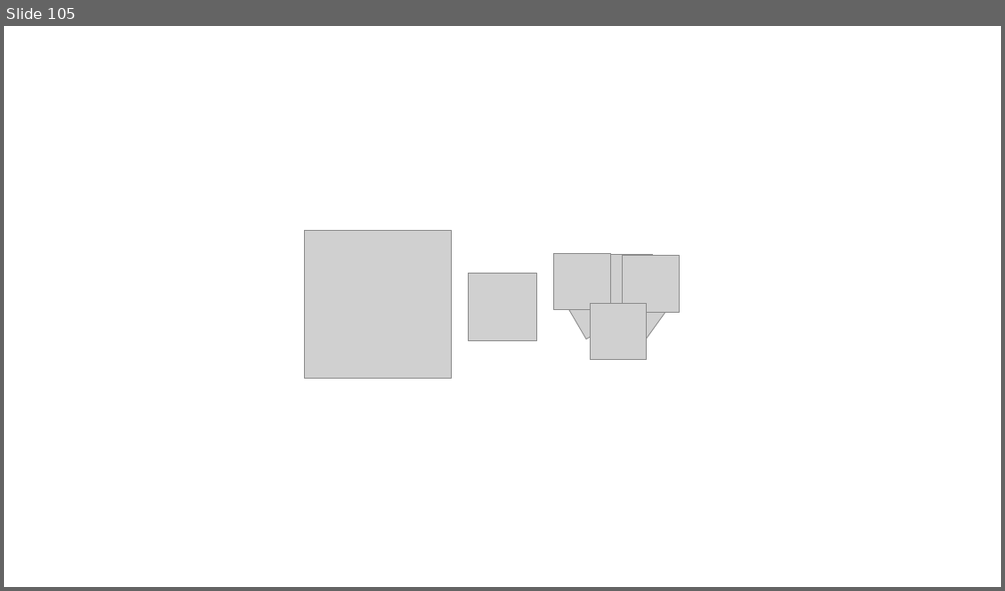
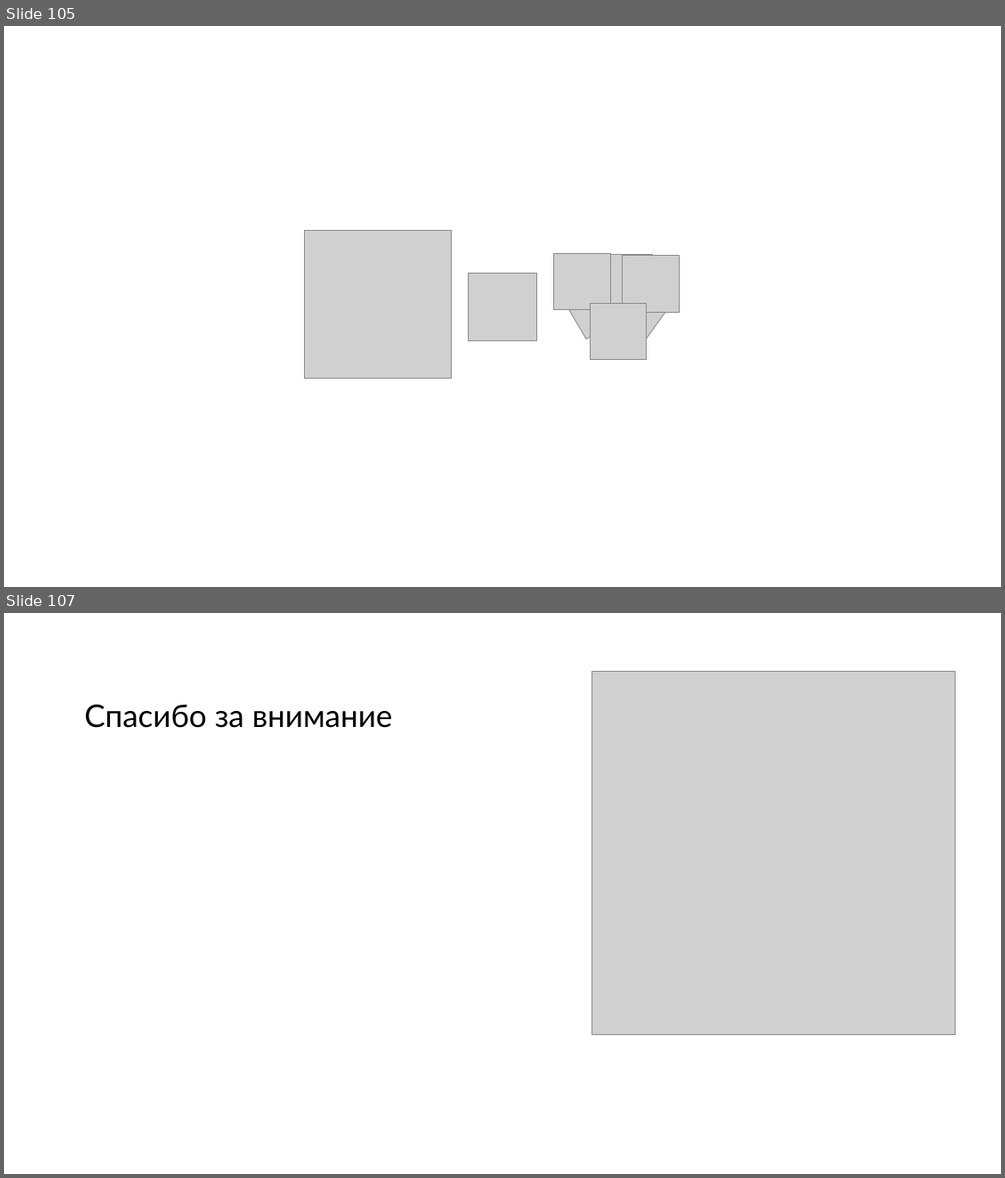
Before and after one commit to rkhaimov/brain-gym, a slide deck: Презентация.pptx. Shown one above the other, each under a label of ours: slide 105 before the commit, slides 105 and 107 after it; the slides between them are not shown. The pictures are 1005x591 and 1005x1178 pixels, drawn with LibreOffice and Linux fonts; fonts in the diff are those of the drawing; grey boxes stand for pictures; background and template pictures are left out. Boxes give left, top, right and bottom in pixels: in the first picture for what was removed or moved away, otherwise in the second. Text is boxed around its words. In the diff, an @@ line names an element or a change of style, - is before the commit and + after.

```diff
--- a/Презентация.pptx
+++ b/Презентация.pptx
@@ slide 107 added at <box>4,613,1001,1174</box>, background picture (left out) @@
@@ picture added at <box>591,671,955,1034</box> @@
@@ text added at <box>84,704,393,728</box>, 30 pt, text #000000 @@
+Спасибо за внимание
```
Also in this commit, not shown: 40 slides changed, 8 other slides added, 8 slides removed.
